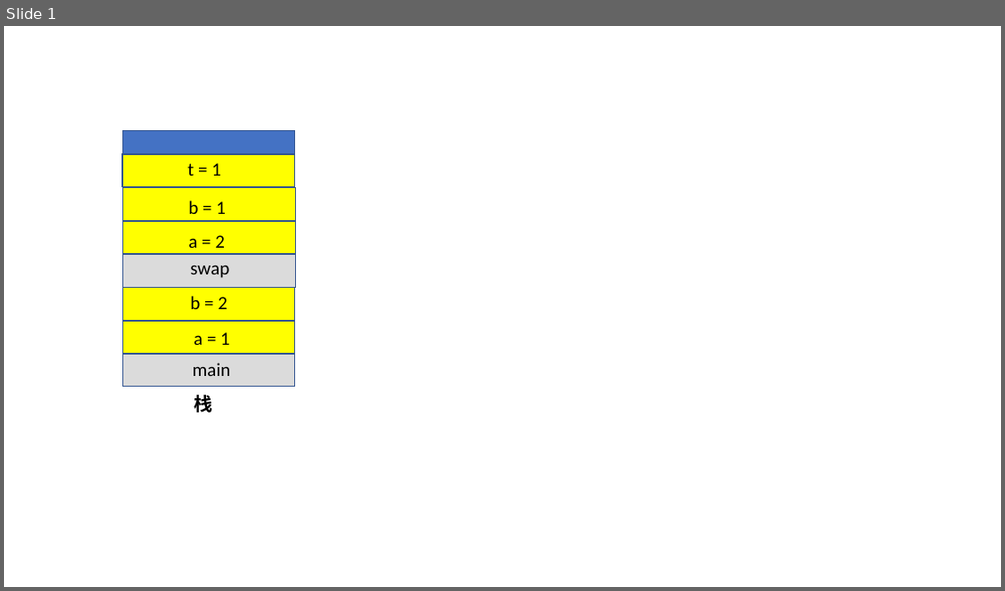
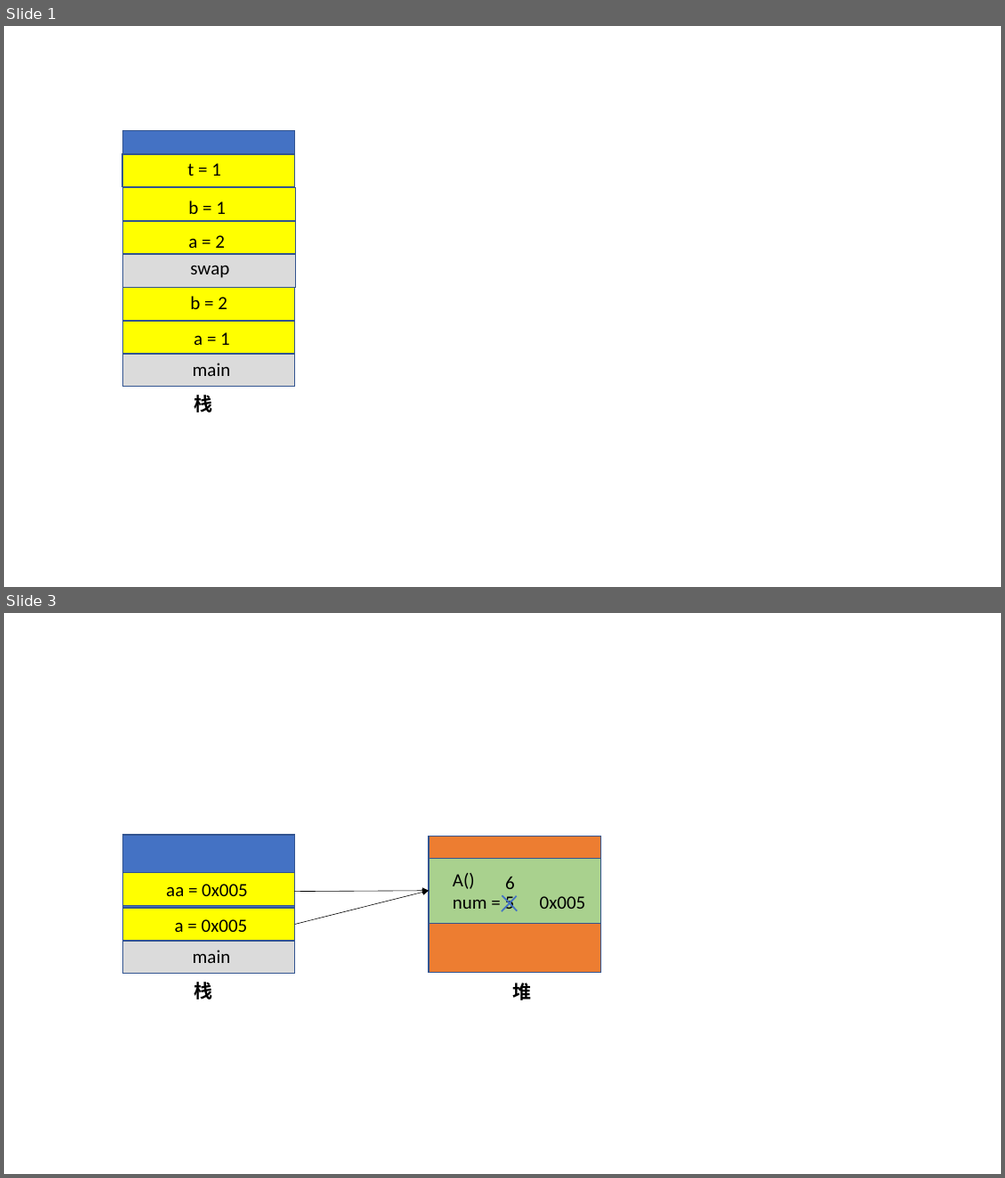
Before and after one commit to zhengdunhao/UploadFiles, a slide deck: ImagePPT.pptx. Shown one above the other, each under a label of ours: slide 1 before the commit, slides 1 and 3 after it; the slides between them are not shown. The pictures are 1005x591 and 1005x1178 pixels, drawn with LibreOffice and Linux fonts; fonts in the diff are those of the drawing. Boxes give left, top, right and bottom in pixels: in the first picture for what was removed or moved away, otherwise in the second. Text is boxed around its words. In the diff, an @@ line names an element or a change of style, - is before the commit and + after.

```diff
--- a/ImagePPT.pptx
+++ b/ImagePPT.pptx
@@ slide 3 added at bbox=[4, 613, 1001, 1174], background #FFFFFF @@
@@ rectangle added at bbox=[123, 835, 295, 970], fill #4472C4, outline #325491 1 pt @@
@@ rectangle added at bbox=[429, 835, 600, 972], fill #ED7D31, outline #325491 1 pt @@
@@ rectangle added at bbox=[122, 873, 294, 906], fill #FFFF00, outline #325491 1 pt @@
@@ rectangle added at bbox=[429, 859, 600, 924], fill #A9D18E, outline #325491 1 pt @@
@@ text added at bbox=[453, 873, 586, 909], 18 pt, text #000000 @@
+A()
+num = 5 0x005
@@ text added at bbox=[505, 876, 515, 889], 18 pt, text #000000 @@
+6
@@ text added at bbox=[166, 884, 248, 896], 18 pt, text #000000 @@
+aa = 0x005
@@ arrow added from (294, 892) to (429, 891), #000000 0.5 pt @@
@@ arrow added from (295, 925) to (429, 891), #000000 0.5 pt @@
@@ line added from (517, 896) to (502, 911), #4472C4 1.5 pt @@
@@ line added from (502, 896) to (517, 910), #4472C4 1.5 pt @@
@@ rectangle added at bbox=[123, 908, 295, 941], fill #FFFF00, outline #325491 1 pt @@
@@ text added at bbox=[175, 919, 248, 932], 18 pt, text #000000 @@
+a = 0x005
@@ rectangle added at bbox=[123, 940, 295, 973], fill #DBDBDB, outline #325491 1 pt @@
@@ text added at bbox=[193, 949, 231, 963], 18 pt, text #000000 @@
+main
@@ text added at bbox=[194, 981, 213, 999], 18 pt, text #000000, bold @@
+栈
@@ text added at bbox=[513, 982, 532, 1000], 18 pt, text #000000, bold @@
+堆
```
Also in this commit, not shown: 1 slide changed, 1 other file.
